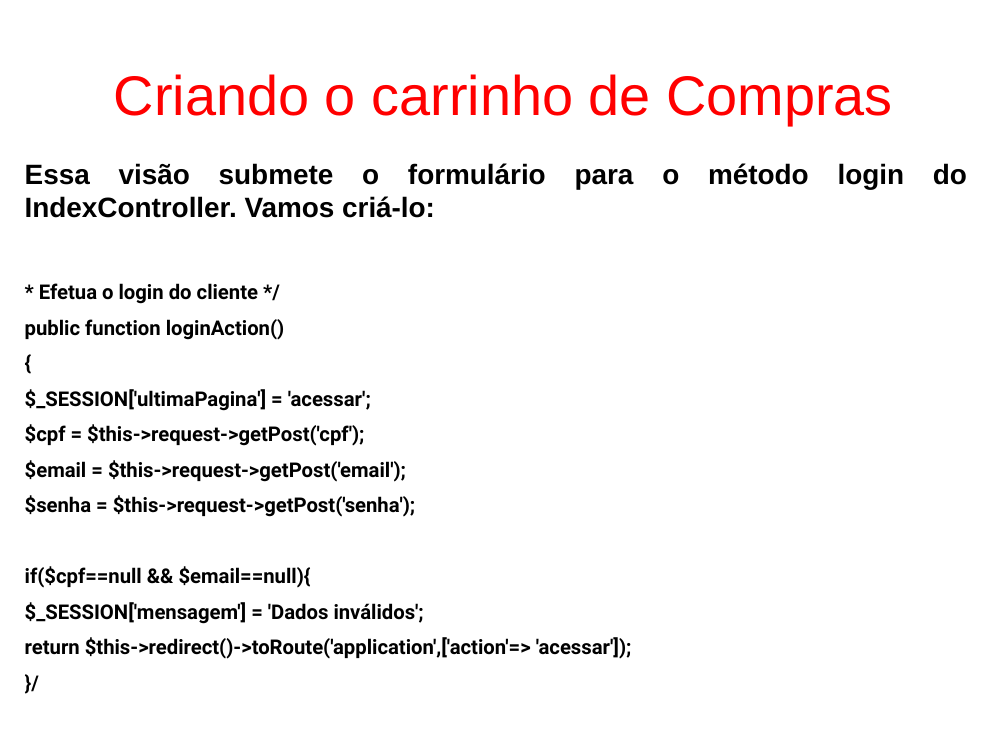
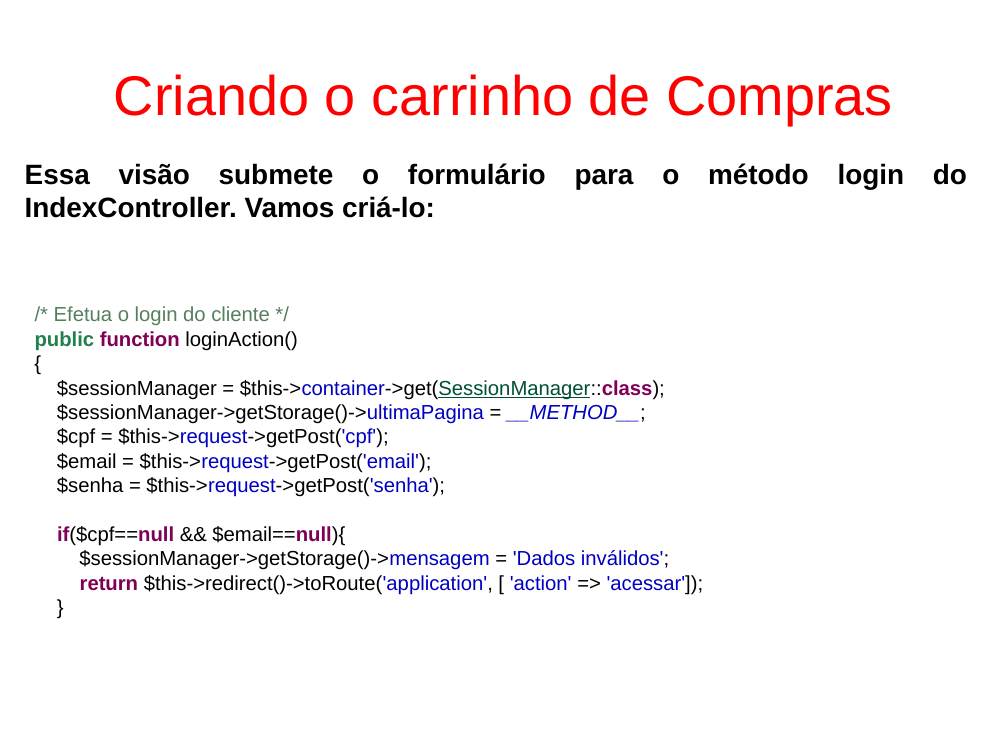
Before and after one commit to fgsl/lojasacme, a slide deck: slide 119 of docs/tutorial.odp (slide 121 before the commit). Drawn at 1008x756 pixels with LibreOffice and Linux fonts; fonts in the diff are those of the drawing. Boxes give left, top, right and bottom in pixels: in the first picture for what was removed or moved away, otherwise in the second. Text is boxed around its words. In the diff, an @@ line names an element or a change of style, - is before the commit and + after.

```diff
--- a/docs/tutorial.odp
+++ b/docs/tutorial.odp
@@ text at [25,283,632,659]: paragraphs removed @@
-* Efetua o login do cliente */
-public function loginAction()
-{
-$_SESSION['ultimaPagina'] = 'acessar';
-$cpf = $this->request->getPost('cpf');
-$email = $this->request->getPost('email');
-$senha = $this->request->getPost('senha');
-if($cpf==null && $email==null){
-$_SESSION['mensagem'] = 'Dados inválidos';
-return $this->redirect()->toRoute('application',['action'=> 'acessar']);
-}/
@@ text added at [35,306,704,595], 16 pt, text #000000 @@
+/* Efetua o login do cliente */
+public function loginAction()
+{
+$sessionManager = $this->container->get(SessionManager::class);
+$sessionManager->getStorage()->ultimaPagina = __METHOD__;
+$cpf = $this->request->getPost('cpf');
+$email = $this->request->getPost('email');
+$senha = $this->request->getPost('senha');
+if($cpf==null && $email==null){
+$sessionManager->getStorage()->mensagem = 'Dados inválidos';
+return $this->redirect()->toRoute('application', [ 'action' => 'acessar']);
+}
```
Also in this commit, not shown: 53 other slides changed, 12 slides added, 12 slides removed.
